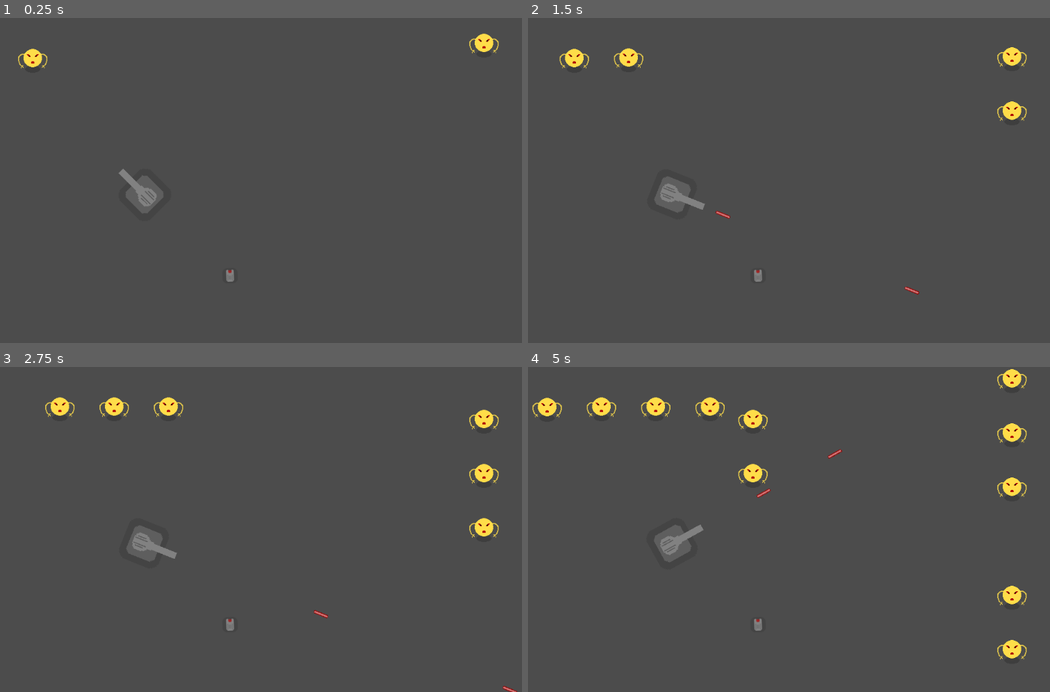
Above: before the commit, frames 1-4 (two rows, left to right).
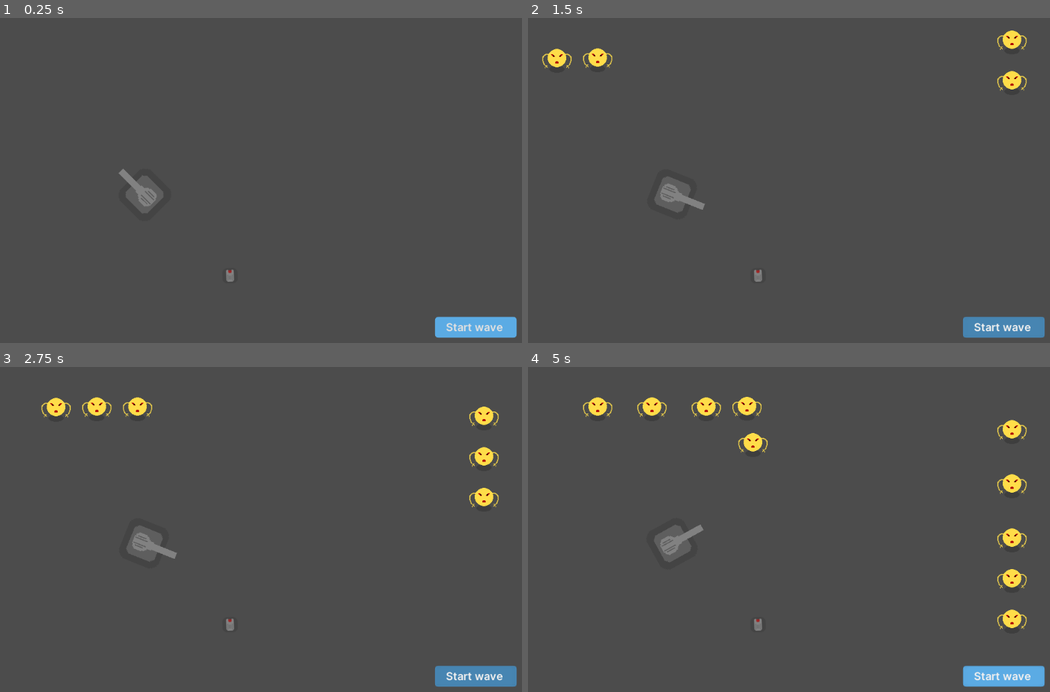
Above: after the commit, the same moments.

Repository: Latiang/tower-defense-godot
Game: Godot game, scene res://TestLevel.tscn
Two runs of this game, one before a commit and one after it. Both use one fixed random seed, a clock stepped at 60 frames per second and the inputs below.
Inputs (mouse positions are in pixels of both pictures, inside the frame that each line leads up to):
- Up to frame 1 (0.25 s): no input
- Up to frame 2 (1.5 s): click (1003, 326) at 0.5 s, where only the run after the commit has a clickable "Start wave"; click (1003, 326) at 1.25 s, where only the run after the commit has a clickable "Start wave"
- Up to frame 3 (2.75 s): click (475, 675) at 2 s, where only the run after the commit has a clickable "Start wave"
- Up to frame 4 (5 s): move the mouse to (893, 513) at 2.77 s; press the mouse at (893, 513) at 2.78 s; move the mouse to (658, 545) at 3.52 s; release the mouse at (658, 545) at 3.53 s; click (658, 545) at 3.6 s; move the mouse to (825, 458) at 4.27 s; press the mouse at (825, 458) at 4.28 s

The runs differ from the first frame. In frame 1, 1.4% of the frame differs, in the area x 3-100%, y 4-99%; in frame 2, 2.6%; in frame 3, 3.0%; in frame 4, 4.1%, in the area x 0-100%, y 0-99%.

Commit message:
Connect the code window to pressing the turrets and add a start wave button

Diff:
--- a/code/CodeInterpreter.gd
+++ b/code/CodeInterpreter.gd
@@ -1,6 +1,6 @@
 extends Node
 
-var code_str
+var code_source = "Very nice"
 
 func _ready():
 	pass
--- a/code/CodeWindow.gd
+++ b/code/CodeWindow.gd
@@ -1,5 +1,6 @@
 extends CanvasLayer
 
+signal save_and_close(new_code_source)
 
 export var keyword_color = Color("d32929")
 export var keywords = "if while for def switch"
@@ -12,10 +13,19 @@
 func register_keywords():
 	var keywords_list = keywords.split(" ")
 	for keyword in keywords_list:
-		$VBoxContainer/TextEdit.add_keyword_color(keyword, keyword_color)
+		$Panel/VBoxContainer/MarginContainer/CodeEditor.add_keyword_color(keyword, keyword_color)
 	# String highlighting
-	$VBoxContainer/TextEdit.add_color_region("\"", "\"", string_color)
-	$VBoxContainer/TextEdit.add_color_region("'", "'", string_color)
+	$Panel/VBoxContainer/MarginContainer/CodeEditor.add_color_region("\"", "\"", string_color)
+	$Panel/VBoxContainer/MarginContainer/CodeEditor.add_color_region("'", "'", string_color)
 	# Comment highlighting
-	$VBoxContainer/TextEdit.add_color_region("#", "", comments_color, true)
-	$VBoxContainer/TextEdit.add_color_region("//", "", comments_color, true)
+	$Panel/VBoxContainer/MarginContainer/CodeEditor.add_color_region("#", "", comments_color, true)
+	$Panel/VBoxContainer/MarginContainer/CodeEditor.add_color_region("//", "", comments_color, true)
+
+
+func _on_SaveButton_pressed():
+	emit_signal("save_and_close", $Panel/VBoxContainer/MarginContainer/CodeEditor.text)
+
+func _on_Turret_open_code_window(pos):
+	$Panel.visible = true
+	$Panel.rect_position = pos
+	$Panel/VBoxContainer/MarginContainer/CodeEditor.text = $"../Turret/ProgrammableBehaviour/CodeInterpreter".code_source
--- a/code/CodeWindow.tscn
+++ b/code/CodeWindow.tscn
@@ -1,49 +1,8 @@
-[gd_scene load_steps=12 format=2]
+[gd_scene load_steps=7 format=2]
 
 [ext_resource path="res://assets/Monaco.ttf" type="DynamicFontData" id=1]
-[ext_resource path="res://assets/Inter-SemiBold-slnt=0.ttf" type="DynamicFontData" id=2]
-[ext_resource path="res://PanelContainer.gd" type="Script" id=3]
-
-[sub_resource type="StyleBoxFlat" id=8]
-bg_color = Color( 0.28, 0.525, 0.7, 1 )
-corner_radius_top_left = 6
-corner_radius_top_right = 6
-corner_radius_bottom_right = 6
-corner_radius_bottom_left = 6
-
-[sub_resource type="StyleBoxFlat" id=7]
-bg_color = Color( 0.360784, 0.67451, 0.898039, 1 )
-corner_radius_top_left = 6
-corner_radius_top_right = 6
-corner_radius_bottom_right = 6
-corner_radius_bottom_left = 6
-
-[sub_resource type="StyleBoxFlat" id=4]
-bg_color = Color( 0.172549, 0.203922, 0.247059, 1 )
-corner_radius_top_left = 6
-corner_radius_top_right = 6
-corner_radius_bottom_right = 6
-corner_radius_bottom_left = 6
-shadow_size = 3
-
-[sub_resource type="DynamicFont" id=5]
-size = 20
-font_data = ExtResource( 2 )
-
-[sub_resource type="Theme" id=1]
-default_font = SubResource( 5 )
-Button/colors/font_color = Color( 0.88, 0.88, 0.88, 1 )
-Button/colors/font_color_disabled = Color( 0.9, 0.9, 0.9, 0.2 )
-Button/colors/font_color_hover = Color( 0.94, 0.94, 0.94, 1 )
-Button/colors/font_color_pressed = Color( 1, 1, 1, 1 )
-Button/constants/hseparation = 2
-Button/fonts/font = null
-Button/styles/disabled = null
-Button/styles/focus = null
-Button/styles/hover = SubResource( 8 )
-Button/styles/normal = SubResource( 7 )
-Button/styles/pressed = SubResource( 8 )
-Panel/styles/panel = SubResource( 4 )
+[ext_resource path="res://assets/GUITheme.tres" type="Theme" id=2]
+[ext_resource path="res://CodeWindow.gd" type="Script" id=4]
 
 [sub_resource type="StyleBoxFlat" id=6]
 bg_color = Color( 0.215686, 0.243137, 0.286275, 1 )
@@ -96,16 +55,19 @@
 TextEdit/styles/normal = null
 TextEdit/styles/read_only = null
 
-[node name="CodeWindow" type="Panel"]
+[node name="CodeWindow" type="CanvasLayer"]
+script = ExtResource( 4 )
+
+[node name="Panel" type="Panel" parent="."]
+visible = false
 margin_right = 300.0
 margin_bottom = 400.0
-theme = SubResource( 1 )
-script = ExtResource( 3 )
+theme = ExtResource( 2 )
 __meta__ = {
 "_edit_use_anchors_": false
 }
 
-[node name="VBoxContainer" type="VBoxContainer" parent="."]
+[node name="VBoxContainer" type="VBoxContainer" parent="Panel"]
 margin_right = 300.0
 margin_bottom = 400.0
 size_flags_horizontal = 3
@@ -115,12 +77,12 @@
 "_edit_use_anchors_": false
 }
 
-[node name="Panel" type="PanelContainer" parent="VBoxContainer"]
+[node name="Panel" type="PanelContainer" parent="Panel/VBoxContainer"]
 margin_right = 300.0
 margin_bottom = 50.0
 custom_styles/panel = SubResource( 6 )
 
-[node name="TurretNameLabel" type="Label" parent="VBoxContainer/Panel"]
+[node name="TurretNameLabel" type="Label" parent="Panel/VBoxContainer/Panel"]
 margin_right = 300.0
 margin_bottom = 50.0
 rect_min_size = Vector2( 0, 50 )
@@ -129,7 +91,7 @@
 text = "  Turret Code"
 valign = 1
 
-[node name="MarginContainer" type="MarginContainer" parent="VBoxContainer"]
+[node name="MarginContainer" type="MarginContainer" parent="Panel/VBoxContainer"]
 margin_top = 60.0
 margin_right = 300.0
 margin_bottom = 345.0
@@ -140,7 +102,7 @@
 custom_constants/margin_left = 5
 custom_constants/margin_bottom = 0
 
-[node name="CodeEditor" type="TextEdit" parent="VBoxContainer/MarginContainer"]
+[node name="CodeEditor" type="TextEdit" parent="Panel/VBoxContainer/MarginContainer"]
 margin_left = 5.0
 margin_right = 300.0
 margin_bottom = 285.0
@@ -153,7 +115,7 @@
 smooth_scrolling = true
 wrap_enabled = true
 
-[node name="MarginContainer2" type="MarginContainer" parent="VBoxContainer"]
+[node name="MarginContainer2" type="MarginContainer" parent="Panel/VBoxContainer"]
 margin_top = 355.0
 margin_right = 300.0
 margin_bottom = 400.0
@@ -161,10 +123,10 @@
 custom_constants/margin_left = 5
 custom_constants/margin_bottom = 5
 
-[node name="SaveButton" type="Button" parent="VBoxContainer/MarginContainer2"]
+[node name="SaveButton" type="Button" parent="Panel/VBoxContainer/MarginContainer2"]
 margin_left = 5.0
 margin_right = 100.0
 margin_bottom = 40.0
 rect_min_size = Vector2( 0, 40 )
 text = "Save"
-[connection signal="pressed" from="VBoxContainer/MarginContainer2/SaveButton" to="." method="_on_SaveButton_pressed"]
+[connection signal="pressed" from="Panel/VBoxContainer/MarginContainer2/SaveButton" to="." method="_on_SaveButton_pressed"]
--- a/code/PanelContainer.gd
+++ /dev/null
@@ -1,26 +0,0 @@
-extends Panel
-
-signal save_and_close(new_code_source)
-
-export var keyword_color = Color("d32929")
-export var keywords = "if while for def switch"
-export var string_color = Color("dddd30")
-export var comments_color = Color("27b441")
-
-func _ready():
-	register_keywords()
-
-func register_keywords():
-	var keywords_list = keywords.split(" ")
-	for keyword in keywords_list:
-		$VBoxContainer/MarginContainer/CodeEditor.add_keyword_color(keyword, keyword_color)
-	# String highlighting
-	$VBoxContainer/MarginContainer/CodeEditor.add_color_region("\"", "\"", string_color)
-	$VBoxContainer/MarginContainer/CodeEditor.add_color_region("'", "'", string_color)
-	# Comment highlighting
-	$VBoxContainer/MarginContainer/CodeEditor.add_color_region("#", "", comments_color, true)
-	$VBoxContainer/MarginContainer/CodeEditor.add_color_region("//", "", comments_color, true)
-
-
-func _on_SaveButton_pressed():
-	emit_signal("save_and_close", $VBoxContainer/MarginContainer/CodeEditor.text)
--- a/code/ProgrammableBehaviour.gd
+++ b/code/ProgrammableBehaviour.gd
@@ -22,10 +22,11 @@
 	emit_signal("rotate", angle)
 	# Time locked functonality, such as code execution
 	if (!locked):
-		# $CodeInterpreter.run()
-		if Input.is_action_pressed("mouse_left_click"):
-			emit_signal("fire")
-			$CodeInterpreter.run()
+		pass
+		#$CodeInterpreter.run()
+		#if Input.is_action_pressed("mouse_left_click"):
+			#emit_signal("fire")
+			#$CodeInterpreter.run()
 
 # Lock the object from executing code for a certain amount of time
 func lock_for_time(time):
--- a/code/TestLevel.gd
+++ b/code/TestLevel.gd
@@ -1,12 +1,25 @@
 extends Node
 
+var wave_started = false
 
 # Level start.
 func _ready():
-	$MobPath1.start_spawning_time()
-	$MobPath2.start_spawning_time()
+	pass
 
 
 # Called every frame. 'delta' is the elapsed time since the previous frame.
 #func _process(delta):
 #	pass
+
+
+func _on_StartButton_pressed():
+	$CodeWindow/Panel.visible = false
+	wave_started = true
+	$MobPath1.start_spawning_time()
+	$MobPath2.start_spawning_time()
+
+
+func _on_CodeWindow_save_and_close(new_code_source):
+	$Turret/ProgrammableBehaviour/CodeInterpreter.code_source = new_code_source
+	$CodeWindow/Panel.visible = false
+	print("Closed")
--- a/code/TestLevel.tscn
+++ b/code/TestLevel.tscn
@@ -1,9 +1,11 @@
-[gd_scene load_steps=6 format=2]
+[gd_scene load_steps=8 format=2]
 
 [ext_resource path="res://Turret.tscn" type="PackedScene" id=1]
 [ext_resource path="res://MobPath.tscn" type="PackedScene" id=2]
 [ext_resource path="res://TestLevel.gd" type="Script" id=3]
 [ext_resource path="res://Sensor.tscn" type="PackedScene" id=4]
+[ext_resource path="res://CodeWindow.tscn" type="PackedScene" id=5]
+[ext_resource path="res://assets/GUITheme.tres" type="Theme" id=6]
 
 [sub_resource type="Curve2D" id=1]
 _data = {
@@ -12,6 +14,8 @@
 
 [node name="TestLevel" type="Node"]
 script = ExtResource( 3 )
+
+[node name="CodeWindow" parent="." instance=ExtResource( 5 )]
 
 [node name="Turret" parent="." instance=ExtResource( 1 )]
 position = Vector2( 328.919, 325.821 )
@@ -26,3 +30,30 @@
 [node name="Sensor1" parent="." instance=ExtResource( 4 )]
 position = Vector2( 486.431, 475.74 )
 rotation = 3.10843
+
+[node name="MarginContainer" type="MarginContainer" parent="."]
+anchor_left = 1.0
+anchor_top = 1.0
+anchor_right = 1.0
+anchor_bottom = 1.0
+margin_left = -160.0
+margin_top = -48.0
+custom_constants/margin_right = 10
+custom_constants/margin_top = 0
+custom_constants/margin_bottom = 10
+__meta__ = {
+"_edit_use_anchors_": false
+}
+
+[node name="StartButton" type="Button" parent="MarginContainer"]
+margin_right = 150.0
+margin_bottom = 38.0
+rect_min_size = Vector2( 150, 35 )
+theme = ExtResource( 6 )
+text = "Start wave "
+__meta__ = {
+"_edit_use_anchors_": false
+}
+[connection signal="save_and_close" from="CodeWindow" to="." method="_on_CodeWindow_save_and_close"]
+[connection signal="open_code_window" from="Turret" to="CodeWindow" method="_on_Turret_open_code_window"]
+[connection signal="pressed" from="MarginContainer/StartButton" to="." method="_on_StartButton_pressed"]
--- a/code/Turret.gd
+++ b/code/Turret.gd
@@ -2,6 +2,7 @@
 
 export (PackedScene) var Bullet
 
+signal open_code_window(pos)
 
 export var can_rotate = true
 export var integrated_sensor = true
@@ -43,3 +44,8 @@
 		sensor_detect(out_dict)
 	else: # Get sensor by index
 		out_dict[0] = get_parent().get_node("Sensor%d" % id).detect()
+
+# Pressing on turret opens code window
+func _on_Turret_input_event(viewport, event, shape_idx):
+	if event is InputEventMouseButton and event.pressed and event.button_index == BUTTON_LEFT and !get_parent().wave_started:
+		emit_signal("open_code_window", position)
--- a/code/Turret.tscn
+++ b/code/Turret.tscn
@@ -47,6 +47,7 @@
 collision_mask = 1024
 collide_with_areas = true
 collide_with_bodies = false
+[connection signal="input_event" from="." to="." method="_on_Turret_input_event"]
 [connection signal="fire" from="ProgrammableBehaviour" to="." method="_on_ProgrammableBehaviour_fire"]
 [connection signal="rotate" from="ProgrammableBehaviour" to="." method="_on_ProgrammableBehaviour_rotate"]
 [connection signal="sensor_detect" from="ProgrammableBehaviour" to="." method="_on_ProgrammableBehaviour_sensor_detect"]
--- /dev/null
+++ b/code/assets/GUITheme.tres
@@ -0,0 +1,44 @@
+[gd_resource type="Theme" load_steps=6 format=2]
+
+[ext_resource path="res://assets/Inter-SemiBold-slnt=0.ttf" type="DynamicFontData" id=1]
+
+[sub_resource type="StyleBoxFlat" id=8]
+bg_color = Color( 0.28, 0.525, 0.7, 1 )
+corner_radius_top_left = 6
+corner_radius_top_right = 6
+corner_radius_bottom_right = 6
+corner_radius_bottom_left = 6
+
+[sub_resource type="StyleBoxFlat" id=7]
+bg_color = Color( 0.360784, 0.67451, 0.898039, 1 )
+corner_radius_top_left = 6
+corner_radius_top_right = 6
+corner_radius_bottom_right = 6
+corner_radius_bottom_left = 6
+
+[sub_resource type="StyleBoxFlat" id=4]
+bg_color = Color( 0.172549, 0.203922, 0.247059, 1 )
+corner_radius_top_left = 6
+corner_radius_top_right = 6
+corner_radius_bottom_right = 6
+corner_radius_bottom_left = 6
+shadow_size = 3
+
+[sub_resource type="DynamicFont" id=5]
+size = 20
+font_data = ExtResource( 1 )
+
+[resource]
+default_font = SubResource( 5 )
+Button/colors/font_color = Color( 0.88, 0.88, 0.88, 1 )
+Button/colors/font_color_disabled = Color( 0.9, 0.9, 0.9, 0.2 )
+Button/colors/font_color_hover = Color( 0.94, 0.94, 0.94, 1 )
+Button/colors/font_color_pressed = Color( 1, 1, 1, 1 )
+Button/constants/hseparation = 2
+Button/fonts/font = null
+Button/styles/disabled = null
+Button/styles/focus = null
+Button/styles/hover = SubResource( 8 )
+Button/styles/normal = SubResource( 7 )
+Button/styles/pressed = SubResource( 8 )
+Panel/styles/panel = SubResource( 4 )
